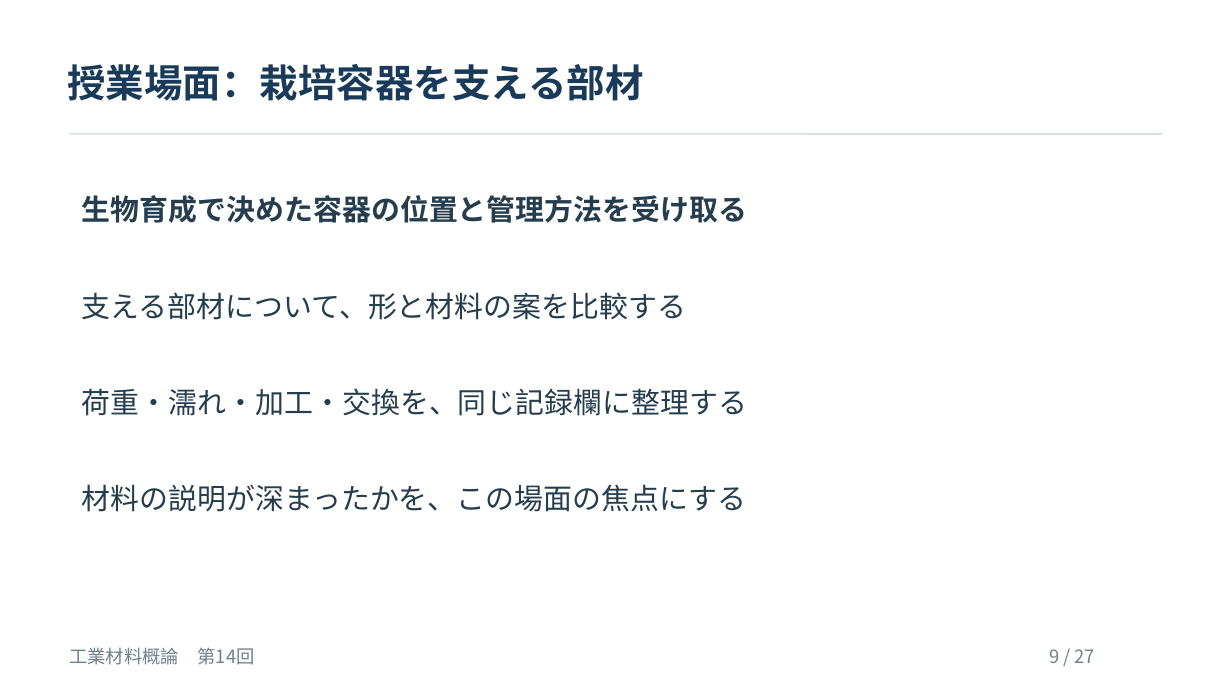
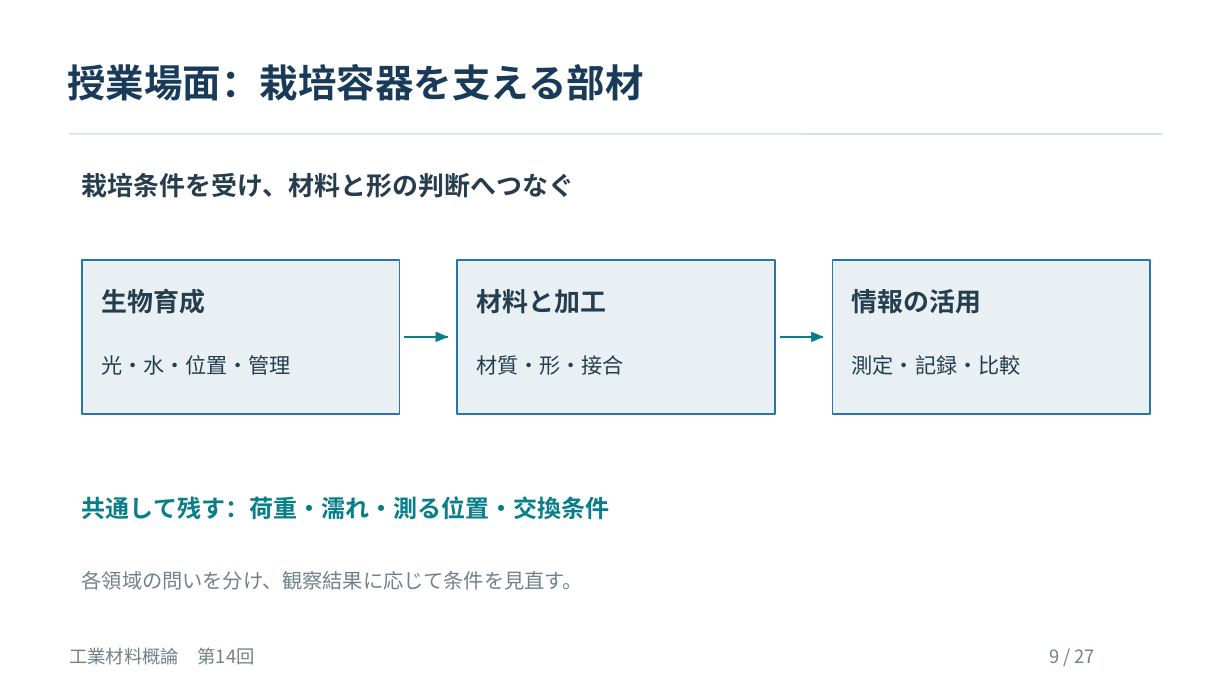
Before and after one commit to zooc-14calbp/industrial-materials-course, a slide deck: slide 9 of 学生用/第14回/14_授業スライド.pptx. Drawn at 1232x693 pixels with LibreOffice and Linux fonts; fonts in the diff are those of the drawing. Boxes give left, top, right and bottom in pixels: in the first picture for what was removed or moved away, otherwise in the second. Text is boxed around its words. In the diff, an @@ line names an element or a change of style, - is before the commit and + after.

```diff
--- a/学生用/第14回/14_授業スライド.pptx
+++ b/学生用/第14回/14_授業スライド.pptx
@@ text added at [82, 173, 575, 198], 20.2 pt, text #263D4D, bold @@
+栽培条件を受け、材料と形の判断へつなぐ
@@ text removed at [82, 195, 748, 223] @@
-生物育成で決めた容器の位置と管理方法を受け取る
@@ rectangle added at [82, 260, 400, 414], fill #E8F0F4, outline #2876A8 1.28 pt @@
@@ rectangle added at [457, 260, 775, 414], fill #E8F0F4, outline #2876A8 1.28 pt @@
@@ rectangle added at [833, 260, 1151, 414], fill #E8F0F4, outline #2876A8 1.28 pt @@
@@ text removed at [82, 292, 687, 320] @@
-支える部材について、形と材料の案を比較する
@@ text added at [101, 288, 205, 314], 20.2 pt, text #263D4D, bold @@
+生物育成
@@ text added at [476, 289, 606, 314], 20.2 pt, text #263D4D, bold @@
+材料と加工
@@ text added at [852, 289, 982, 314], 20.2 pt, text #263D4D, bold @@
+情報の活用
@@ text added at [101, 355, 291, 375], 16.5 pt, text #263D4D @@
+光・水・位置・管理
@@ freeform shape added at [405, 337, 448, 338], outline #087E8B 1.88 pt @@
@@ freeform shape added at [436, 332, 447, 341], fill #087E8B, outline #087E8B 0.38 pt @@
@@ text added at [476, 355, 624, 375], 16.5 pt, text #263D4D @@
+材質・形・接合
@@ freeform shape added at [780, 337, 823, 338], outline #087E8B 1.88 pt @@
@@ freeform shape added at [811, 332, 823, 341], fill #087E8B, outline #087E8B 0.38 pt @@
@@ text added at [852, 355, 1021, 375], 16.5 pt, text #263D4D @@
+測定・記録・比較
@@ text removed at [82, 388, 748, 416] @@
-荷重・濡れ・加工・交換を、同じ記録欄に整理する
@@ text removed at [82, 484, 747, 512] @@
-材料の説明が深まったかを、この場面の焦点にする
@@ text added at [82, 496, 610, 519], 18.8 pt, text #087E8B, bold @@
+共通して残す：荷重・濡れ・測る位置・交換条件
@@ text added at [82, 571, 583, 590], 15.8 pt, text #71818B @@
+各領域の問いを分け、観察結果に応じて条件を見直す。
```
Also in this commit, not shown: 1 other slide changed, 10 other files.
